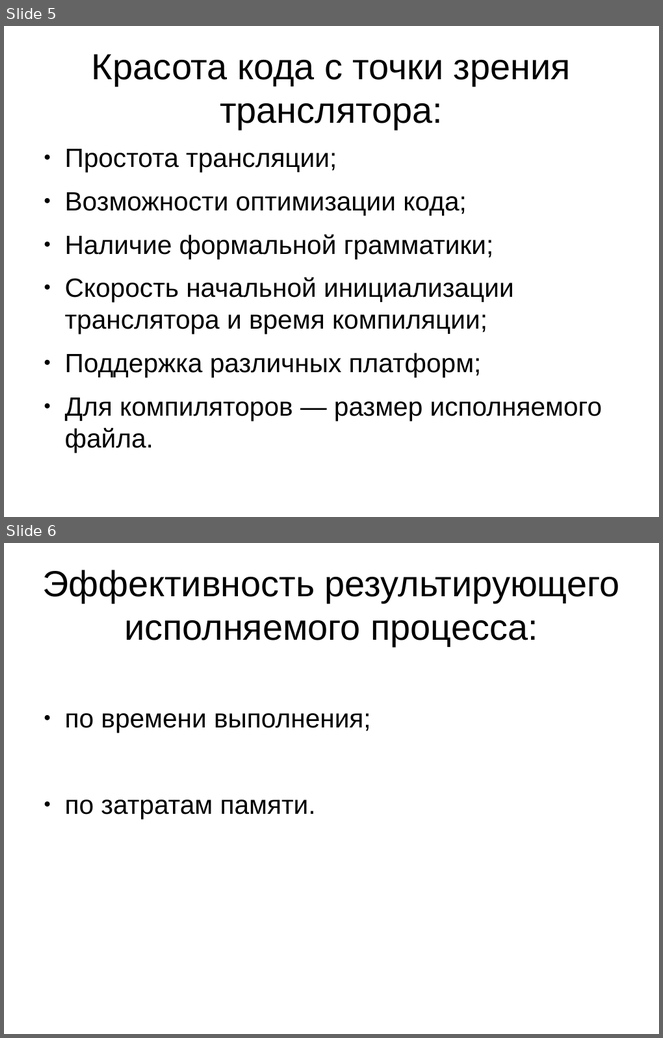
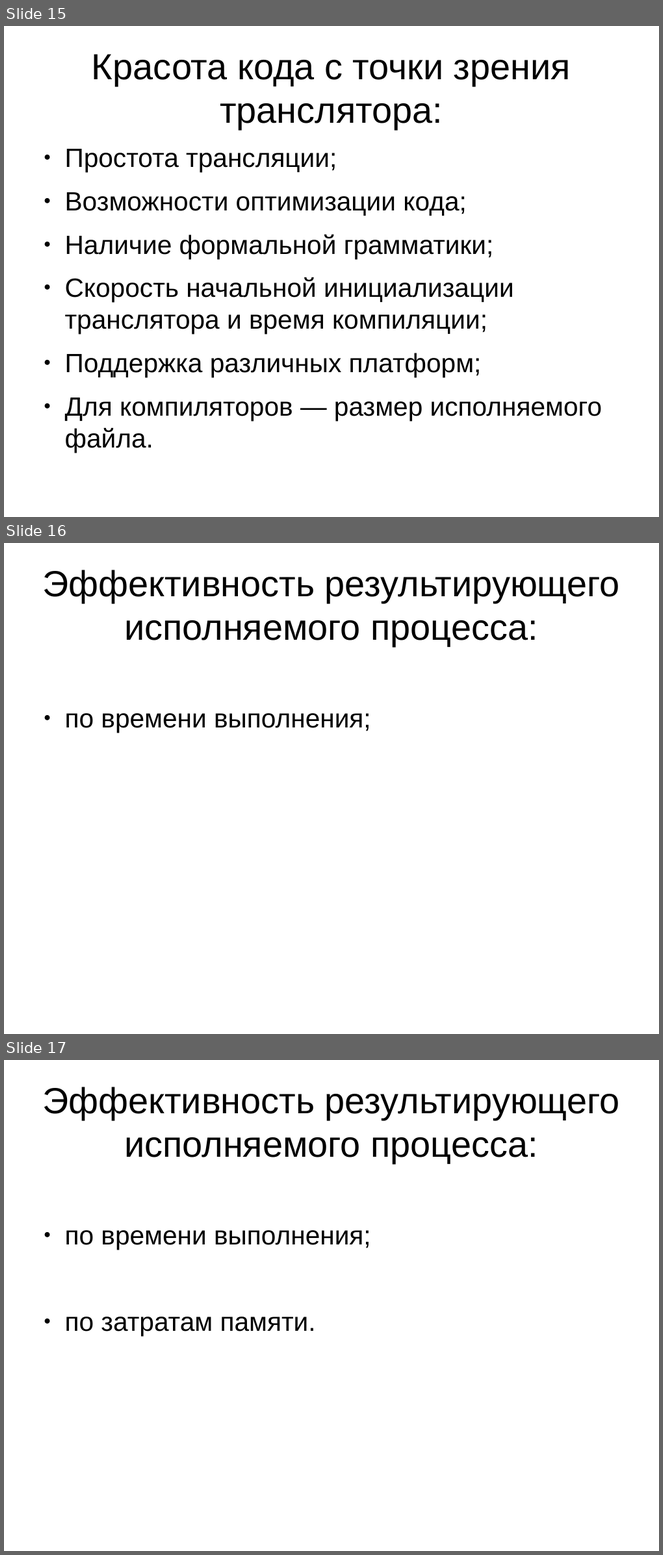
Before and after one commit to altersign/code-beauty, a slide deck: slideshow.odp. Shown one above the other, each under a label of ours: slides 5 and 6 before the commit, slides 15, 16 and 17 after it. The pictures are 663x1038 and 663x1555 pixels, drawn with LibreOffice and Linux fonts; fonts in the diff are those of the drawing. Boxes give left, top, right and bottom in pixels: in the first picture for what was removed or moved away, otherwise in the second. Text is boxed around its words. In the diff, an @@ line names an element or a change of style, - is before the commit and + after.

```diff
--- a/slideshow.odp
+++ b/slideshow.odp
@@ slide 16 added at (4, 543, 659, 1034), background #FFFFFF @@
@@ title added at (42, 570, 620, 646), 44 pt, text #000000 @@
+Эффективность результирующего исполняемого процесса:
@@ text added at (65, 713, 371, 733), 32 pt, text #000000 @@
+● по времени выполнения;
@@ what was slide 5 is now slide 15 @@
@@ what was slide 6 is now slide 17 @@
```
Also in this commit, not shown: 1 slide changed, 24 other slides added.
